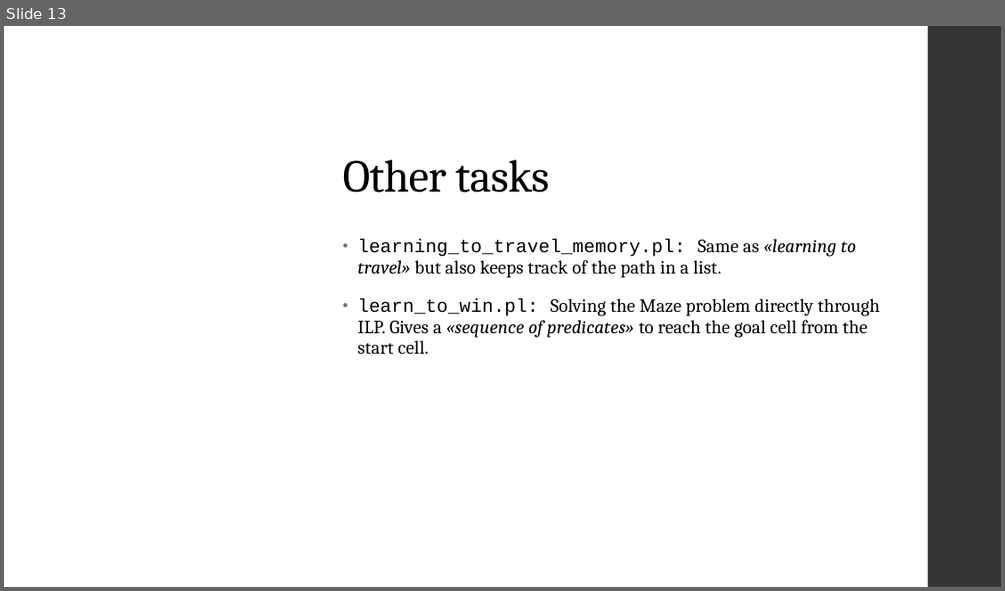
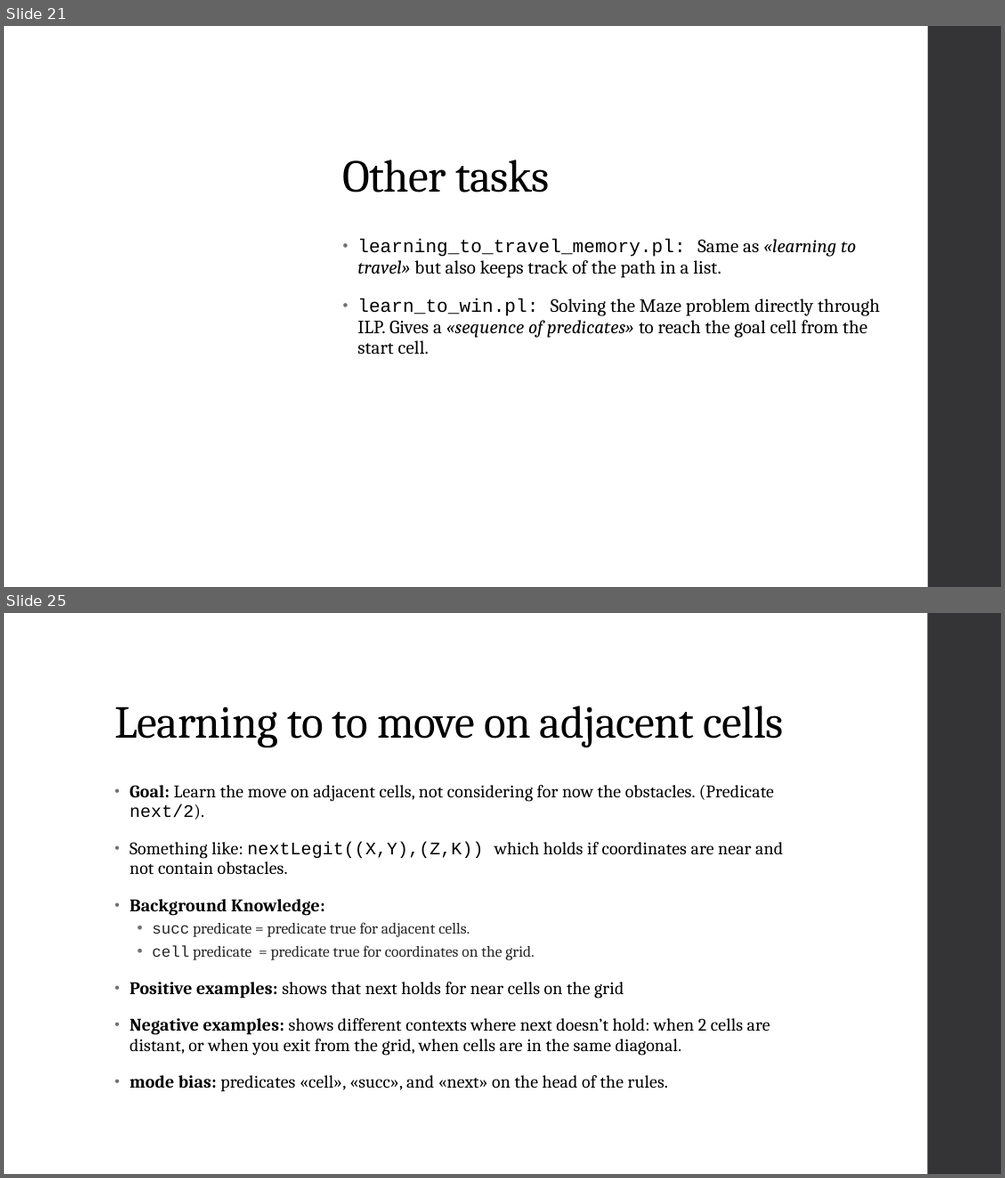
Before and after one commit to Alex-Dell1/ATAI_Maze_Project, a slide deck: ATAI_Presentation.pptx. Shown one above the other, each under a label of ours: slide 13 before the commit, slides 21 and 25 after it; the slides between them are not shown. The pictures are 1005x591 and 1005x1178 pixels, drawn with LibreOffice and Linux fonts; fonts in the diff are those of the drawing; background and template pictures are left out. Boxes give left, top, right and bottom in pixels: in the first picture for what was removed or moved away, otherwise in the second. Text is boxed around its words. In the diff, an @@ line names an element or a change of style, - is before the commit and + after.

```diff
--- a/ATAI_Presentation.pptx
+++ b/ATAI_Presentation.pptx
@@ slide 25 added at (4,613,1001,1174), background picture (left out); not listed: 1 template element that a slide beside it also shows @@
@@ title added at (114,706,784,747), 44 pt, text #000000 @@
+Learning to to move on adjacent cells
@@ text added at (129,785,783,1092), 17 pt, text #000000 @@
+• Goal: Learn the move on adjacent cells, not considering for now the obstacles. (Predicate next/2).
+• Something like: nextLegit((X,Y),(Z,K)) which holds if coordinates are near and not contain obstacles.
+• Background Knowledge:
+  • succ predicate = predicate true for adjacent cells.
+  • cell predicate = predicate true for coordinates on the grid.
+• Positive examples: shows that next holds for near cells on the grid
+• Negative examples: shows different contexts where next doesn’t hold: when 2 cells are distant, or when you exit from the grid, when cells are in the same diagonal.
+• mode bias: predicates «cell», «succ», and «next» on the head of the rules.
@@ what was slide 13 is now slide 21 @@
```
Also in this commit, not shown: 6 slides changed, 12 other slides added, 1 other file.
